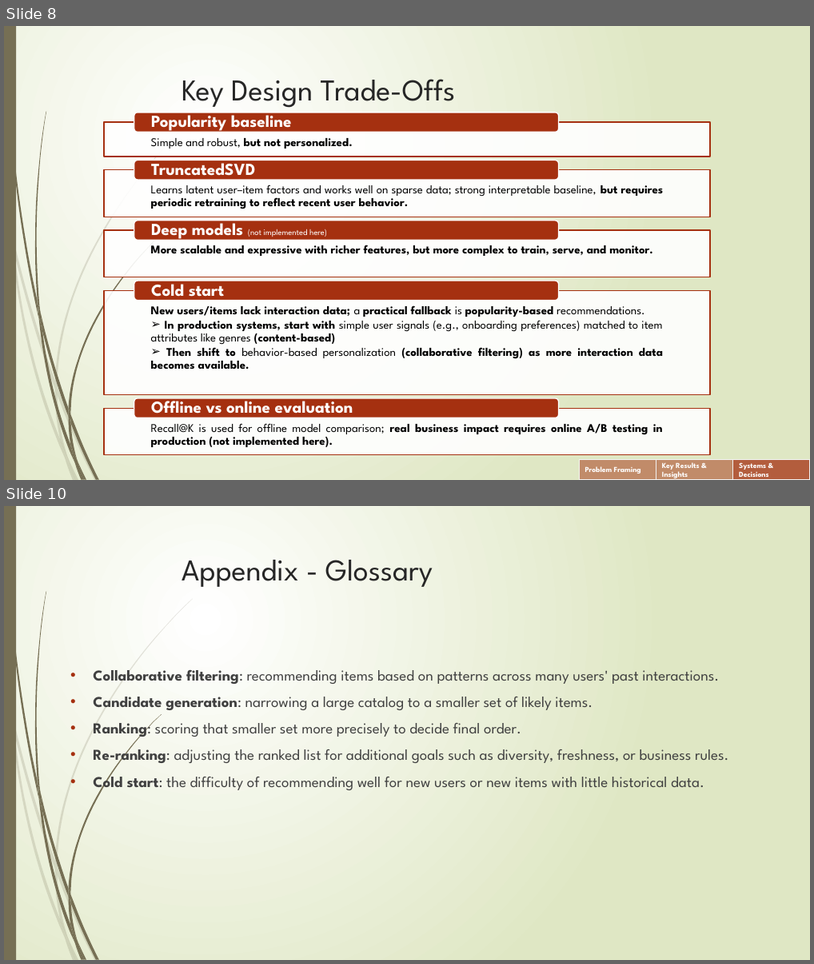
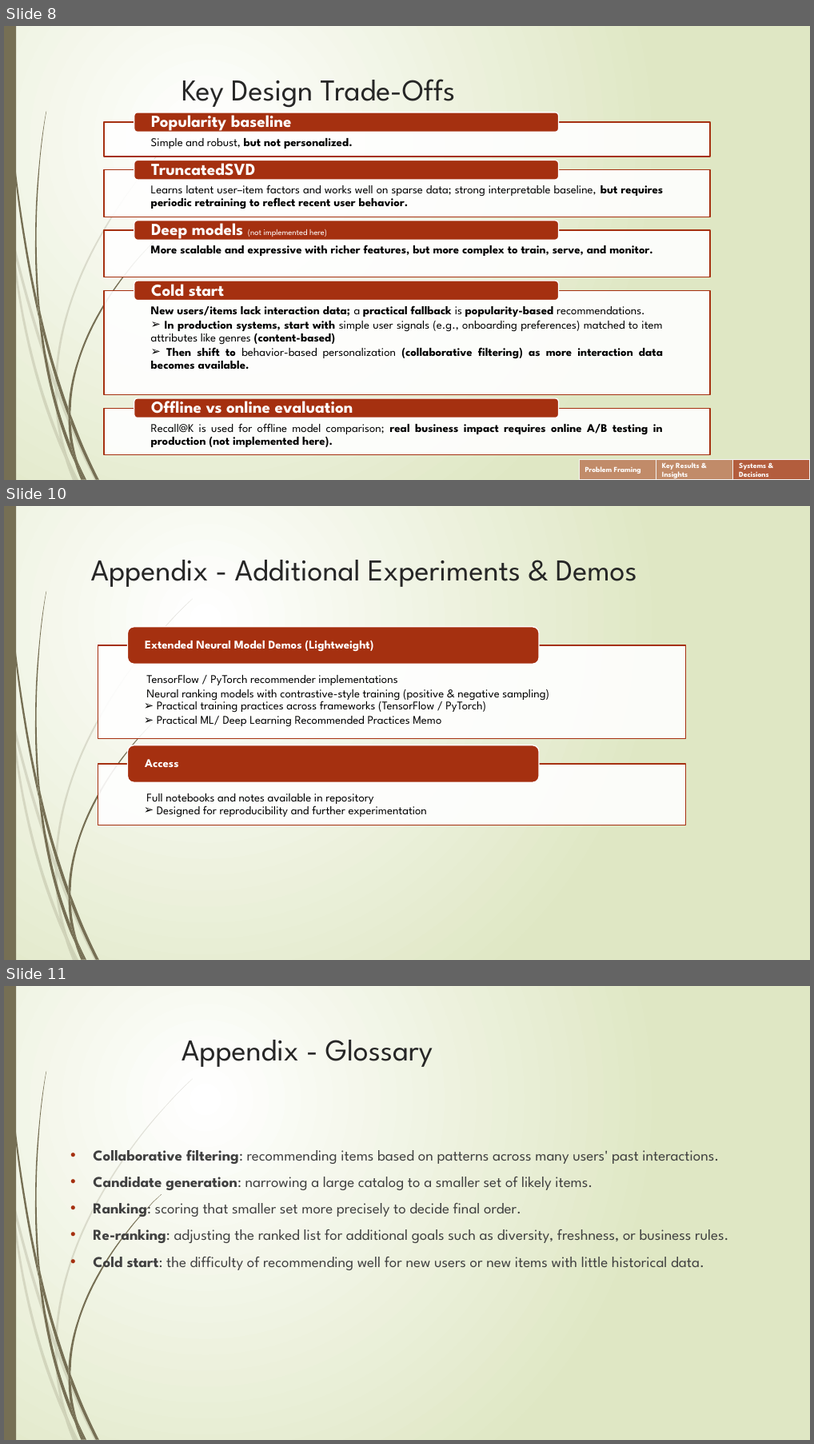
Before and after one commit to Phrey001/ml-casebook, a slide deck: ml-examples/recommender/slides/recommender.pptx. Shown one above the other, each under a label of ours: slides 8 and 10 before the commit, slides 8, 10 and 11 after it; the slides between them are not shown. The pictures are 814x964 and 814x1444 pixels, drawn with LibreOffice and Linux fonts; fonts in the diff are those of the drawing. Boxes give left, top, right and bottom in pixels: in the first picture for what was removed or moved away, otherwise in the second. Text is boxed around its words. In the diff, an @@ line names an element or a change of style, - is before the commit and + after.

Commit message:
recommender fix and polish

```diff
--- a/ml-examples/recommender/slides/recommender.pptx
+++ b/ml-examples/recommender/slides/recommender.pptx
@@ slide 10 added at bbox=[4, 506, 810, 960], background gradient #FFFFFF to #DFE8C4; not listed: 23 template elements that a slide beside it also shows @@
@@ title added at bbox=[91, 560, 638, 587], 36 pt, text #262626 @@
+Appendix - Additional Experiments & Demos
@@ group added at bbox=[98, 627, 686, 825]: 4 texts, 2 rectangles, 2 rounded rectangles @@
+  ➢ TensorFlow / PyTorch recommender implementations
+    Neural ranking models with contrastive-style training (positive & negative sampling)
+    Practical training practices across frameworks (TensorFlow / PyTorch)
+  ➢ Practical ML/ Deep Learning Recommended Practices Memo
+Extended Neural Model Demos (Lightweight)
+  ➢ Full notebooks and notes available in repository
+    Designed for reproducibility and further experimentation
+Access
@@ what was slide 10 is now slide 11 @@
```
Also in this commit, not shown: 2 slides changed, 9 other files.
